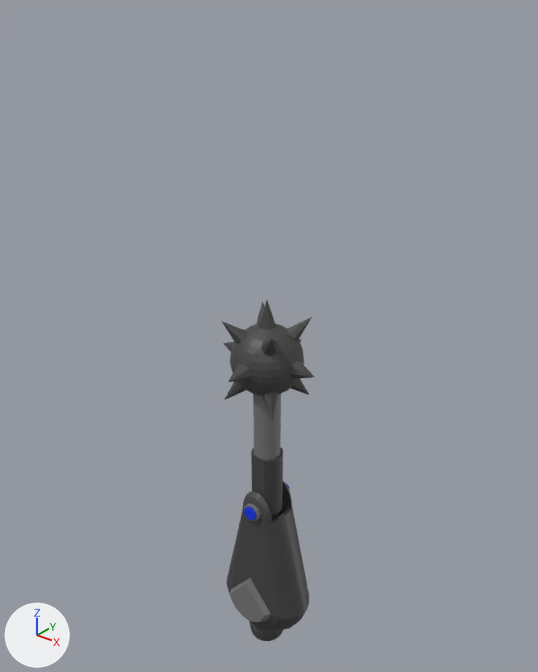
The Blender file Assets/RobotParts/Parts/Attachment/MaceArm/MaceArmModel.blend, before and after one commit.
Both versions are drawn from a camera (50 mm lens) standing at (11.2, -13.91, 14.85) and looking at (-0.36, 0.53, 5.9). Every picture has the same lights, and +X, +Y and +Z are marked at lower left.

Objects in the first picture: 'Ball'.
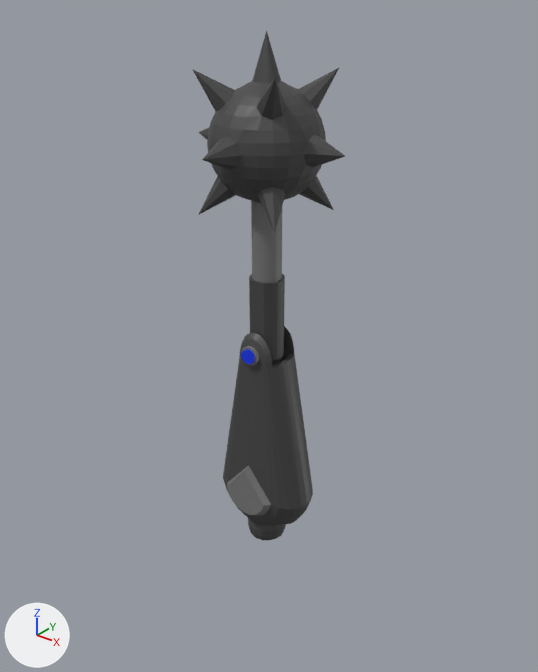
Location of each change, [x1, y1, x2, y2] in pixels of the pictures (538 x 672 px; the box of a moved part takes in the faces that stretch with it):
'Ball', reshaped, moved, modifiers changed (66% wider, 49% taller): before [222, 300, 314, 641]; after [192, 31, 345, 540]
part 1 of me_sphere_003, added: after [192, 31, 345, 365]
part 2 of me_sphere_003, moved or reshaped: before [222, 300, 314, 619]; after [223, 326, 313, 535]

The change in detail:
me_sphere_003 is used by ob_ball; location (0.0, 0.0, 5.51).
me_sphere_003 had 474 vertices, 448 faces and spanned x -1.59..1.59, y -1.01..1.59, z -10.07..1.77.
me_sphere_003 now has 887 vertices, 896 faces and spans x -2.22..2.22, y -2.22..2.22, z -10.07..4.09.
me_sphere_003 part 1: a new loose piece of 433 vertices spanning x -2.22..2.22, y -2.22..2.22, z -4.31..4.09.
me_sphere_003 part 2: 365 vertices removed from x -1.59..1.59, y -0.82..1.59, z -5.56..1.77; 345 vertices added at x -1.43..1.43, y -0.82..1.01, z -10.07..-3.18.
Object 'Ball' (ob_ball) loses its MIRROR modifier named 'Mirror'.
Modifier setting removed (it was use_axis = (False, True, False)).
Object 'Ball' (ob_ball) moves from (0.0, 0.0, 5.51) to (0.0, 0.0, 9.65).
